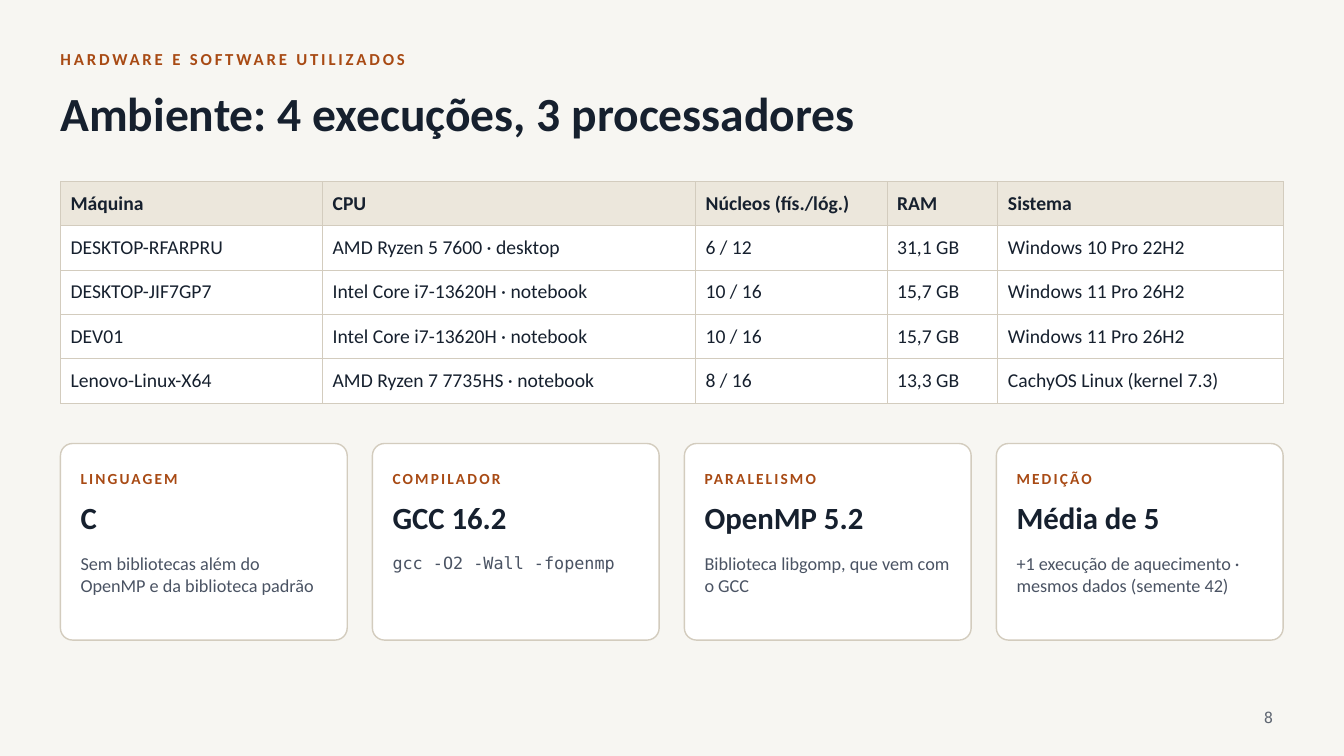
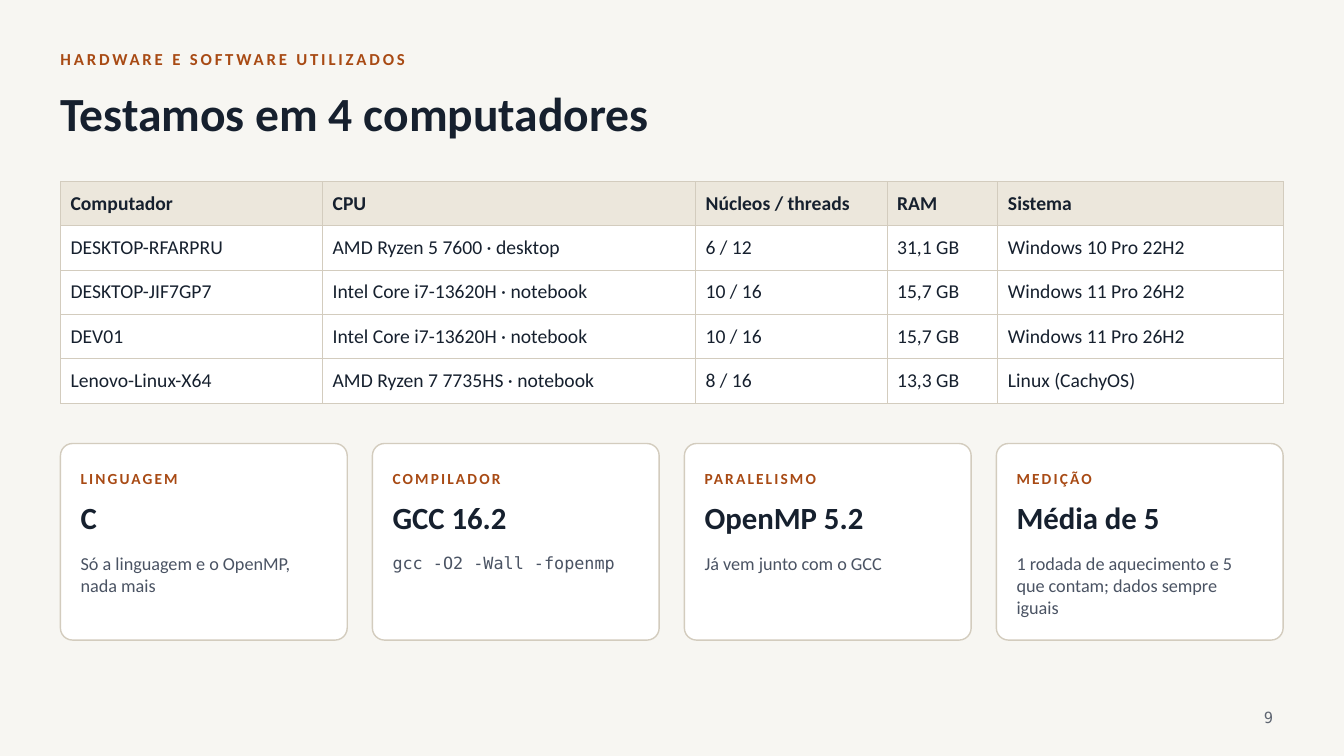
Before and after one commit to Dev2MundialMix/m3_1_bucket_sort, a slide deck: slide 9 of apresentacao/bucket_sort_openmp.pptx (slide 8 before the commit). Drawn at 1344x756 pixels with LibreOffice and Linux fonts; fonts in the diff are those of the drawing. Boxes give left, top, right and bottom in pixels: in the first picture for what was removed or moved away, otherwise in the second. Text is boxed around its words. In the diff, an @@ line names an element or a change of style, - is before the commit and + after.

```diff
--- a/apresentacao/bucket_sort_openmp.pptx
+++ b/apresentacao/bucket_sort_openmp.pptx
@@ title at [60,97,649,139]: text changed @@
-Ambiente: 4 execuções, 3 processadores
+Testamos em 4 computadores
@@ table at [60,181,1284,394] @@
-row 1, column 1: Máquina
+row 1, column 1: Computador
-row 1, column 3: Núcleos (fís./lóg.)
+row 1, column 3: Núcleos / threads
-row 5, column 5: CachyOS Linux (kernel 7.3)
+row 5, column 5: Linux (CachyOS)
@@ text at [81,557,290,592]: text changed @@
-Sem bibliotecas além do OpenMP e da biblioteca padrão
+Só a linguagem e o OpenMP, nada mais
@@ text at [705,557,882,573]: text changed @@
-Biblioteca libgomp, que vem com o GCC
+Já vem junto com o GCC
@@ text at [1017,557,1232,617]: text changed @@
-+1 execução de aquecimento · mesmos dados (semente 42)
+1 rodada de aquecimento e 5 que contam; dados sempre iguais
@@ page number at [1264,711,1273,723]: text changed @@
-8
+9
```
Also in this commit, not shown: 16 other slides changed, 3 slides added, 1 other file.
